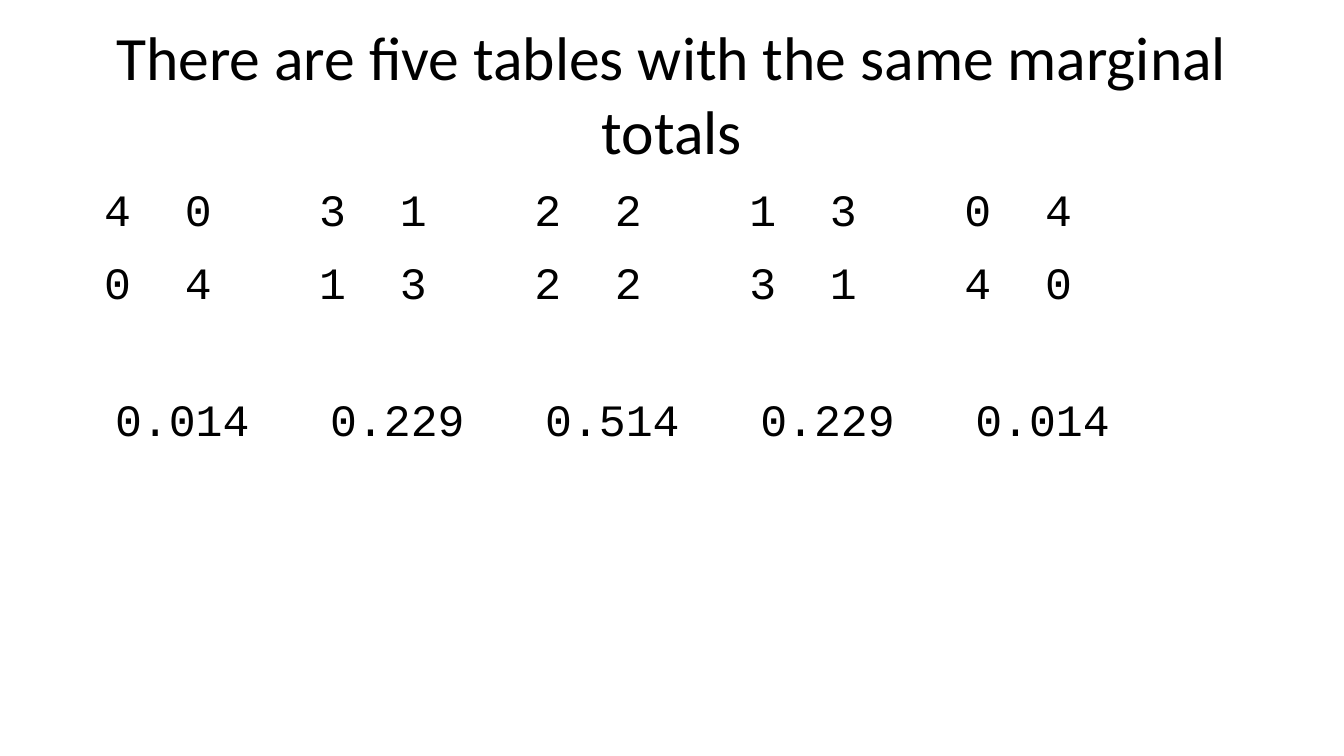
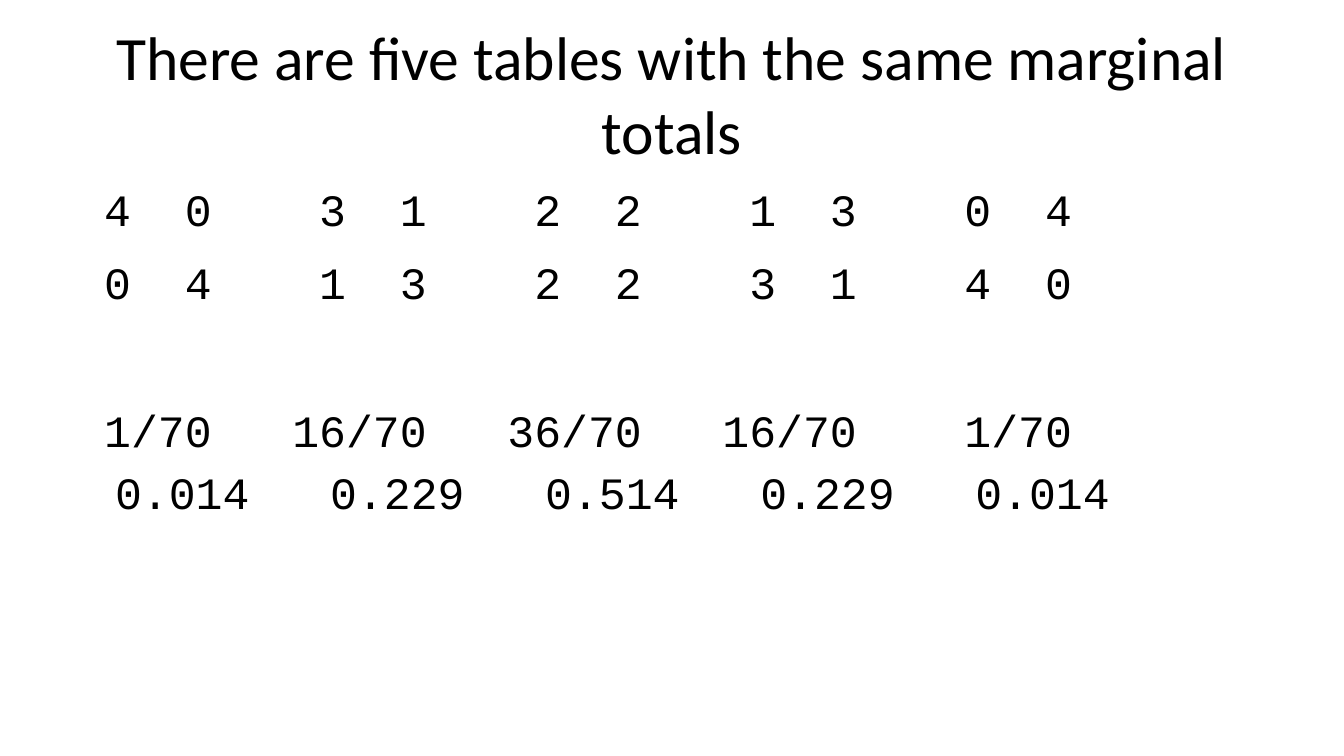
Before and after one commit to pmean/talks, a slide deck: slide 31 of exact-tests/results/exact-and-randomization-tests.pptx (slide 29 before the commit). Drawn at 1344x756 pixels with LibreOffice and Linux fonts; fonts in the diff are those of the drawing. Boxes give left, top, right and bottom in pixels: in the first picture for what was removed or moved away, otherwise in the second. Text is boxed around its words. In the diff, an @@ line names an element or a change of style, - is before the commit and + after.

```diff
--- a/exact-tests/results/exact-and-randomization-tests.pptx
+++ b/exact-tests/results/exact-and-randomization-tests.pptx
@@ text at [104,196,1109,510]: text changed @@
-4 0 3 1 2 2 1 3 0 4
-0 4 1 3 2 2 3 1 4 0
-0.014 0.229 0.514 0.229 0.014
+4 0 3 1 2 2 1 3 0 4
+0 4 1 3 2 2 3 1 4 0
+1/70 16/70 36/70 16/70 1/70
+0.014 0.229 0.514 0.229 0.014
```
Also in this commit, not shown: 13 other slides changed, 6 slides added, 1 slide removed, 7 other files.
